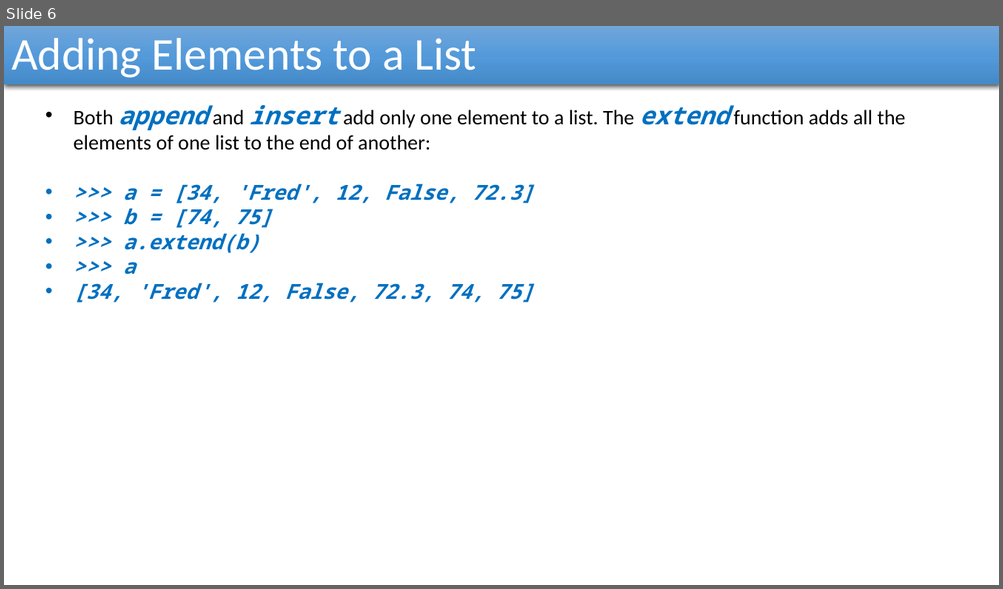
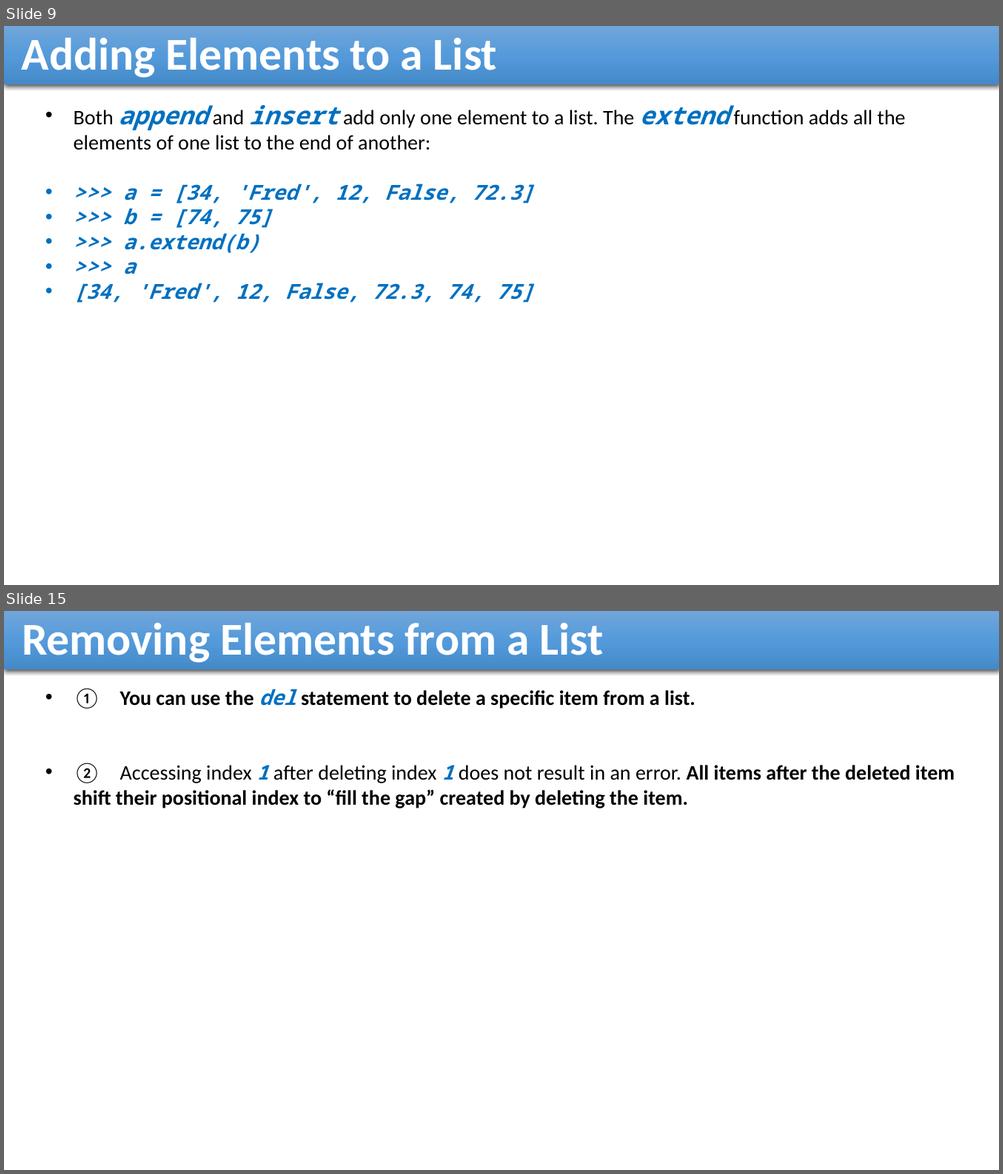
Before and after one commit to reza-arjmandi/rpi-course, a slide deck: session3/presentation/Python_List_And_Dictionaries.pptx. Shown one above the other, each under a label of ours: slide 6 before the commit, slides 9 and 15 after it; the slides between them are not shown. The pictures are 1003x589 and 1003x1174 pixels, drawn with LibreOffice and Linux fonts; fonts in the diff are those of the drawing. Boxes give left, top, right and bottom in pixels: in the first picture for what was removed or moved away, otherwise in the second. Text is boxed around its words. In the diff, an @@ line names an element or a change of style, - is before the commit and + after.

```diff
--- a/session3/presentation/Python_List_And_Dictionaries.pptx
+++ b/session3/presentation/Python_List_And_Dictionaries.pptx
@@ slide 15 added at bbox=[4, 611, 999, 1170], background #FFFFFF @@
@@ rectangle added at bbox=[4, 611, 999, 670], fill gradient #71A6DB to #559BDB to #448ACA, 44 pt, text #FFFFFF, bold @@
+Removing Elements from a List
@@ text added at bbox=[74, 688, 954, 809], 20 pt, text #000000, bold @@
+• ① You can use the del statement to delete a specific item from a list.
+• ② Accessing index 1 after deleting index 1 does not result in an error. All items after the deleted item shift their positional index to “fill the gap” created by deleting the item.
@@ what was slide 6 is now slide 9 @@
@@ slide 9 changed as well @@
@@ rectangle "Adding Elements to a List" at bbox=[4, 26, 999, 85]: bold on @@
```
Also in this commit, not shown: 14 other slides changed, 52 other slides added, 1 other file.
